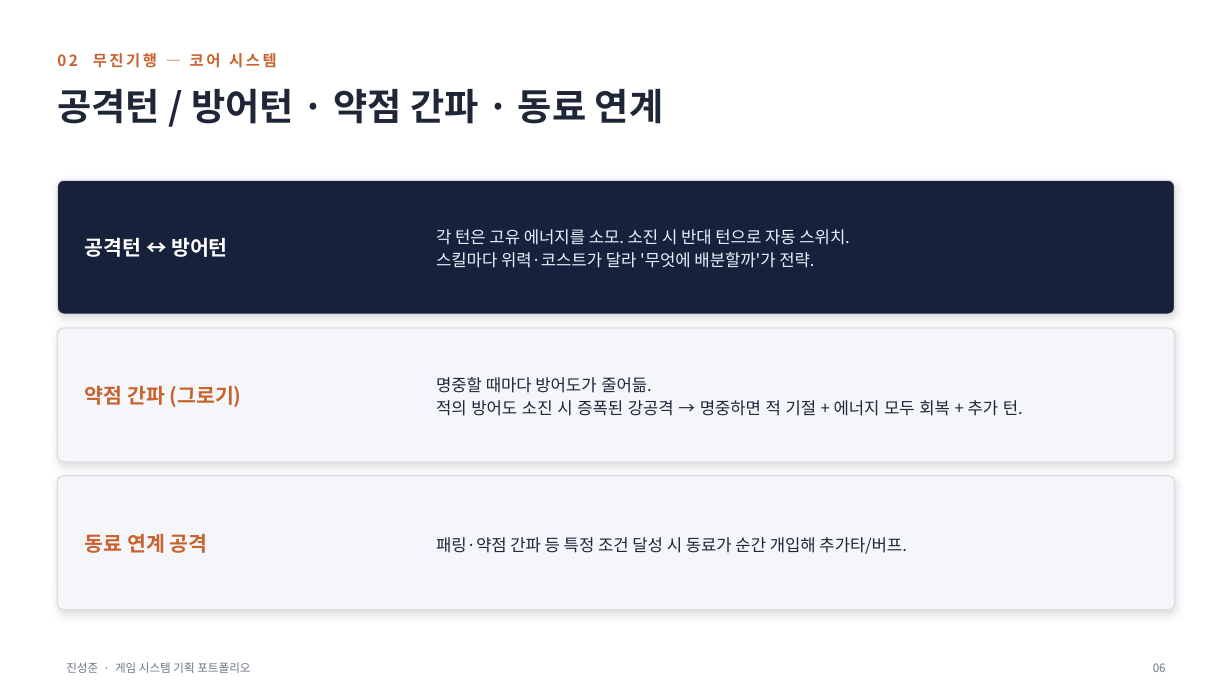
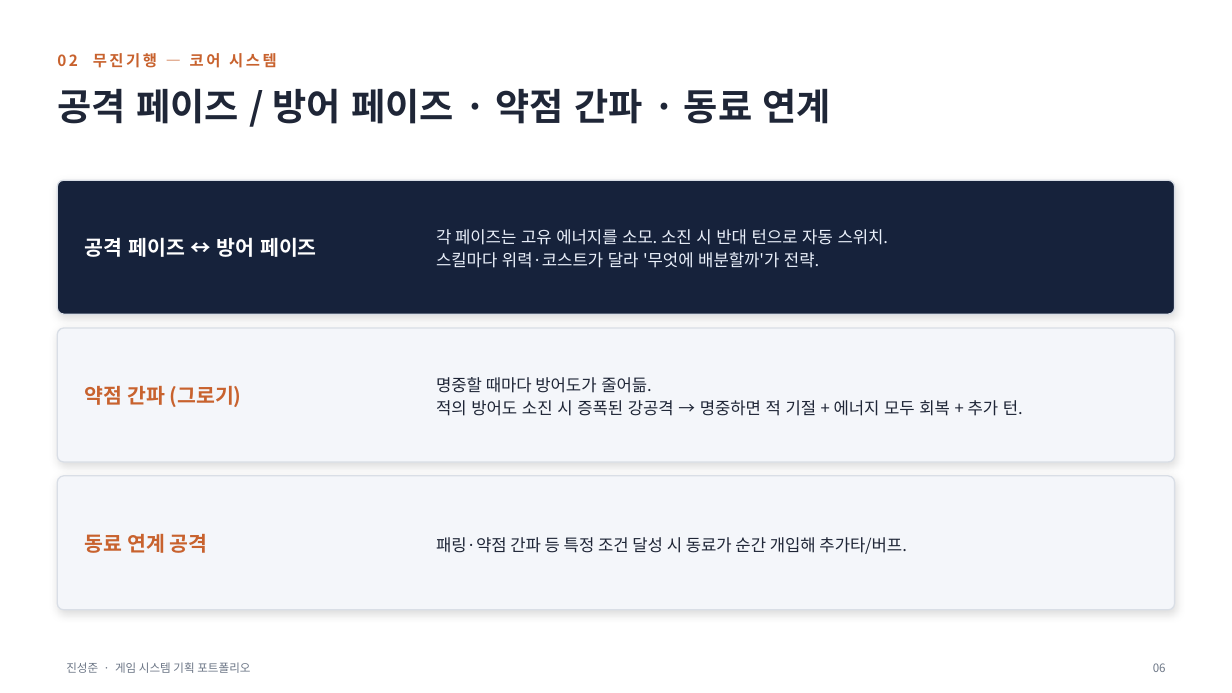
Before and after one commit to nohc2001/PulseCity, a slide deck: slide 6 of 포트폴리오/진성준/진성준_기획_포트폴리오.pptx. Drawn at 1232x693 pixels with LibreOffice and Linux fonts; fonts in the diff are those of the drawing. Boxes give left, top, right and bottom in pixels: in the first picture for what was removed or moved away, otherwise in the second. Text is boxed around its words. In the diff, an @@ line names an element or a change of style, - is before the commit and + after.

```diff
--- a/포트폴리오/진성준/진성준_기획_포트폴리오.pptx
+++ b/포트폴리오/진성준/진성준_기획_포트폴리오.pptx
@@ text at bbox=[57, 88, 832, 124]: text changed @@
-공격턴 / 방어턴 · 약점 간파 · 동료 연계
+공격 페이즈 / 방어 페이즈 · 약점 간파 · 동료 연계
@@ text at bbox=[85, 237, 317, 257]: text changed @@
-공격턴 ↔ 방어턴
+공격 페이즈 ↔ 방어 페이즈
@@ text at bbox=[436, 229, 888, 245]: text changed @@
-각 턴은 고유 에너지를 소모. 소진 시 반대 턴으로 자동 스위치.
+각 페이즈는 고유 에너지를 소모. 소진 시 반대 턴으로 자동 스위치.
```
Also in this commit, not shown: 2 other slides changed, 1 slide added, 1 other file.
